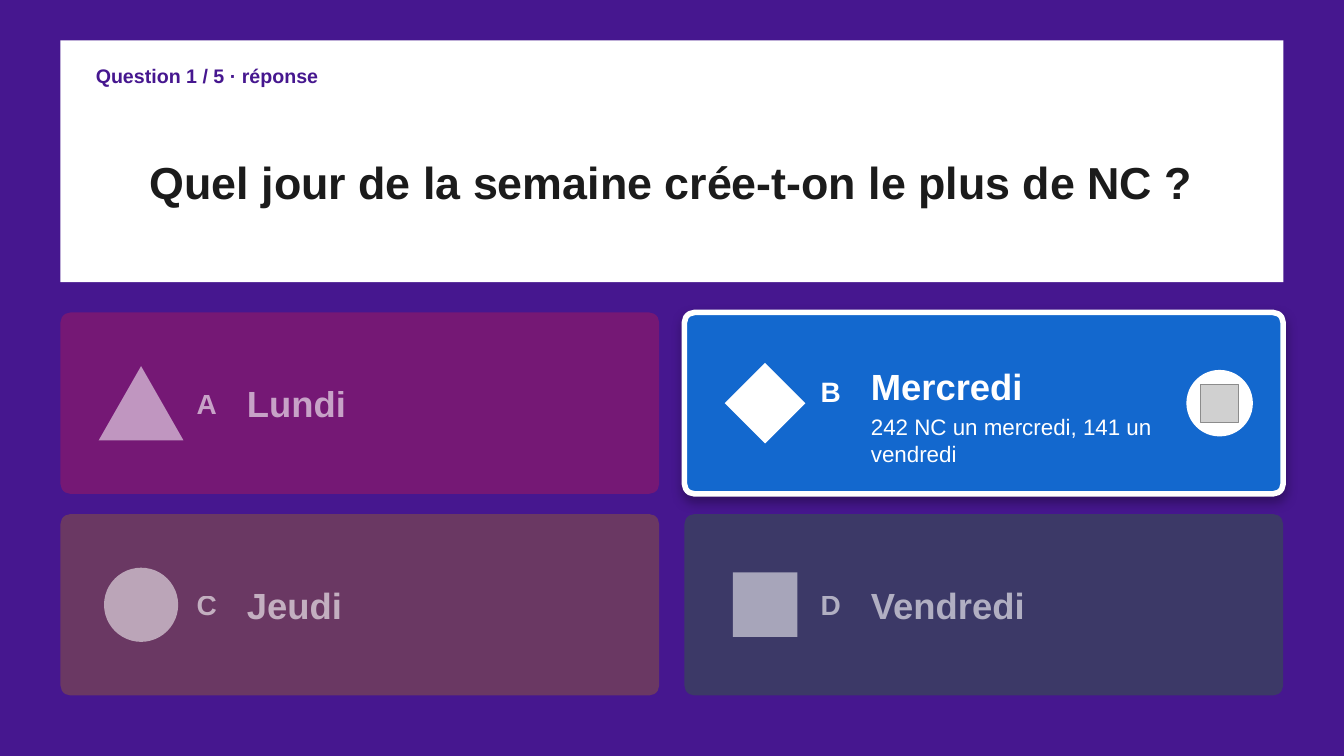
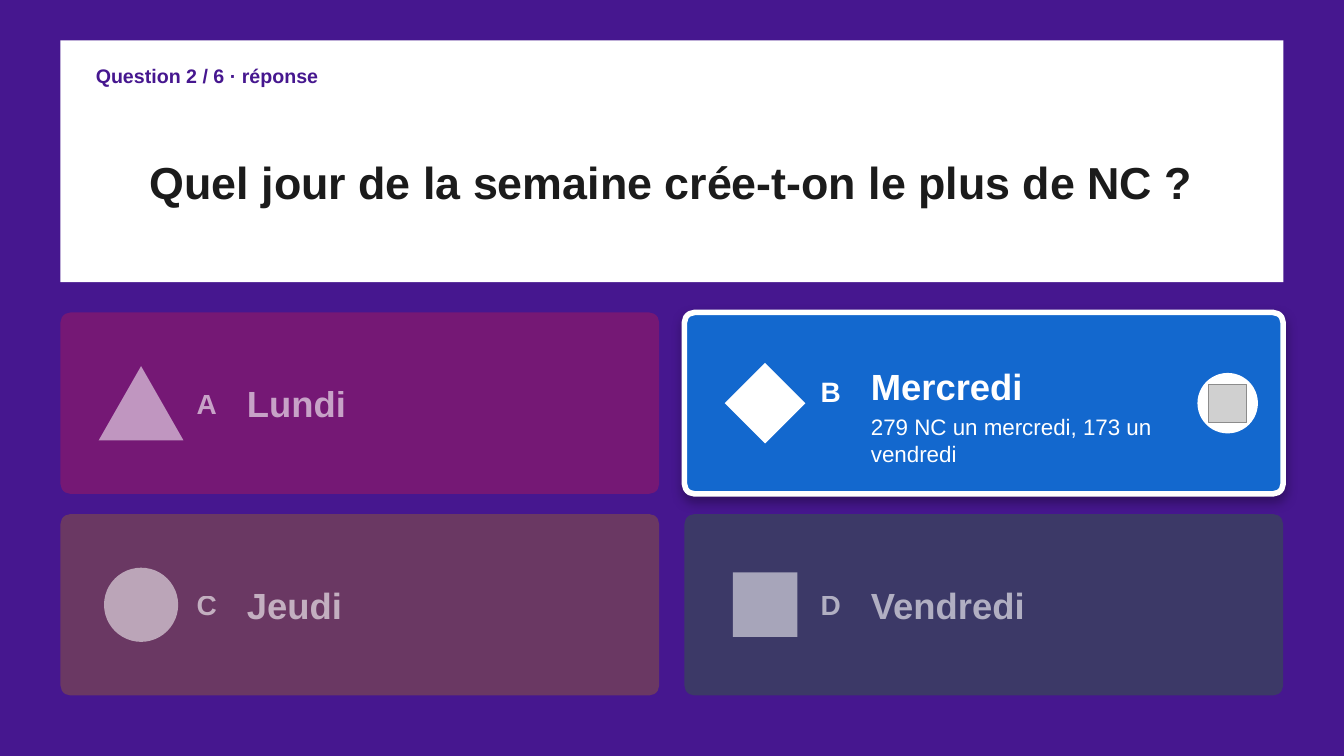
Before and after one commit to moudimash99/FTO2_NC_handover, a slide deck: slide 5 of 03_reports/quiz/Quiz_NC_FTO2.pptx (slide 3 before the commit). Drawn at 1344x756 pixels with LibreOffice and Linux fonts; fonts in the diff are those of the drawing; grey boxes stand for pictures. Boxes give left, top, right and bottom in pixels: in the first picture for what was removed or moved away, otherwise in the second. Text is boxed around its words. In the diff, an @@ line names an element or a change of style, - is before the commit and + after.

```diff
--- a/03_reports/quiz/Quiz_NC_FTO2.pptx
+++ b/03_reports/quiz/Quiz_NC_FTO2.pptx
@@ text at (96,68,318,87): text changed @@
-Question 1 / 5 · réponse
+Question 2 / 6 · réponse
@@ ellipse: place and size @@
-ellipse at (1187,370,1253,437)
+ellipse at (1198,373,1258,434)
@@ picture: place and size @@
-picture at (1201,384,1239,422)
+picture at (1209,384,1247,422)
@@ text at (871,418,1151,463): text changed @@
-242 NC un mercredi, 141 un vendredi
+279 NC un mercredi, 173 un vendredi
```
Also in this commit, not shown: 8 other slides changed, 5 slides added, 3 slides removed.
